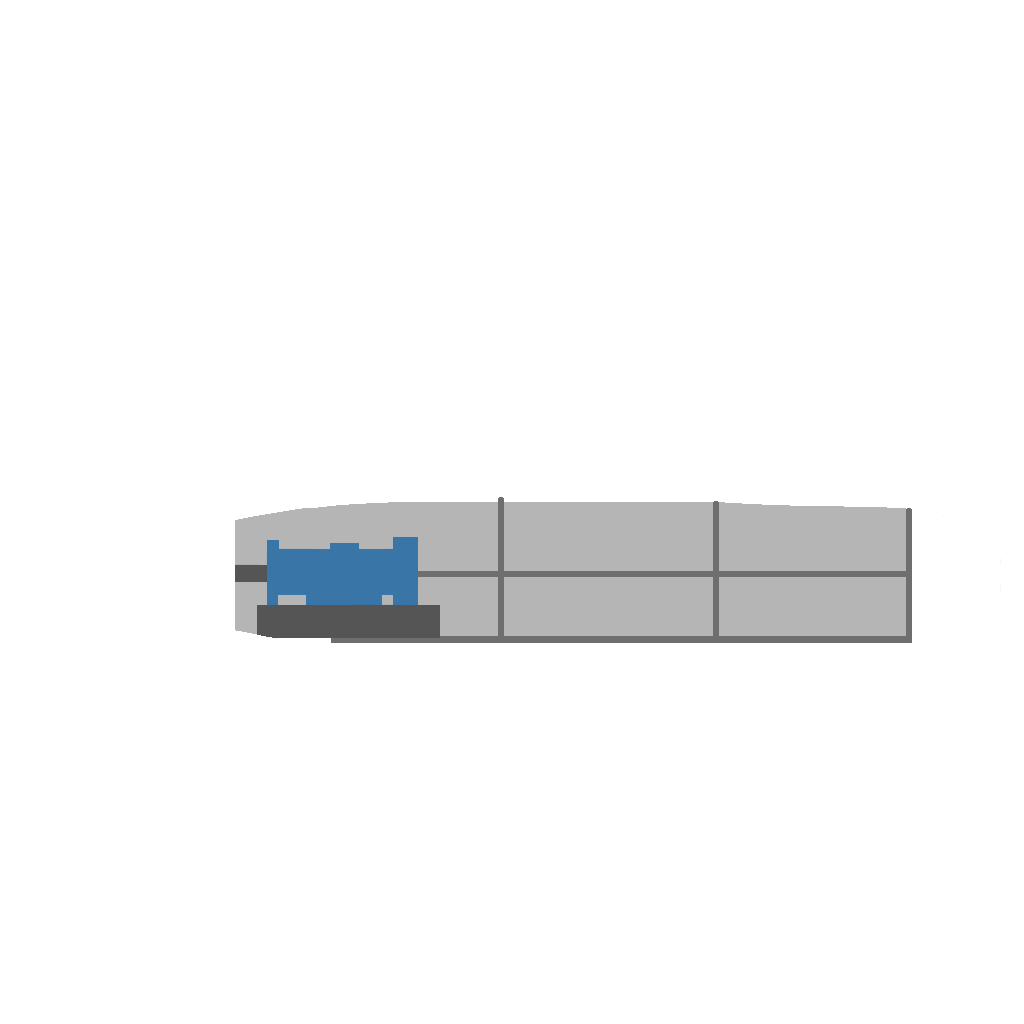
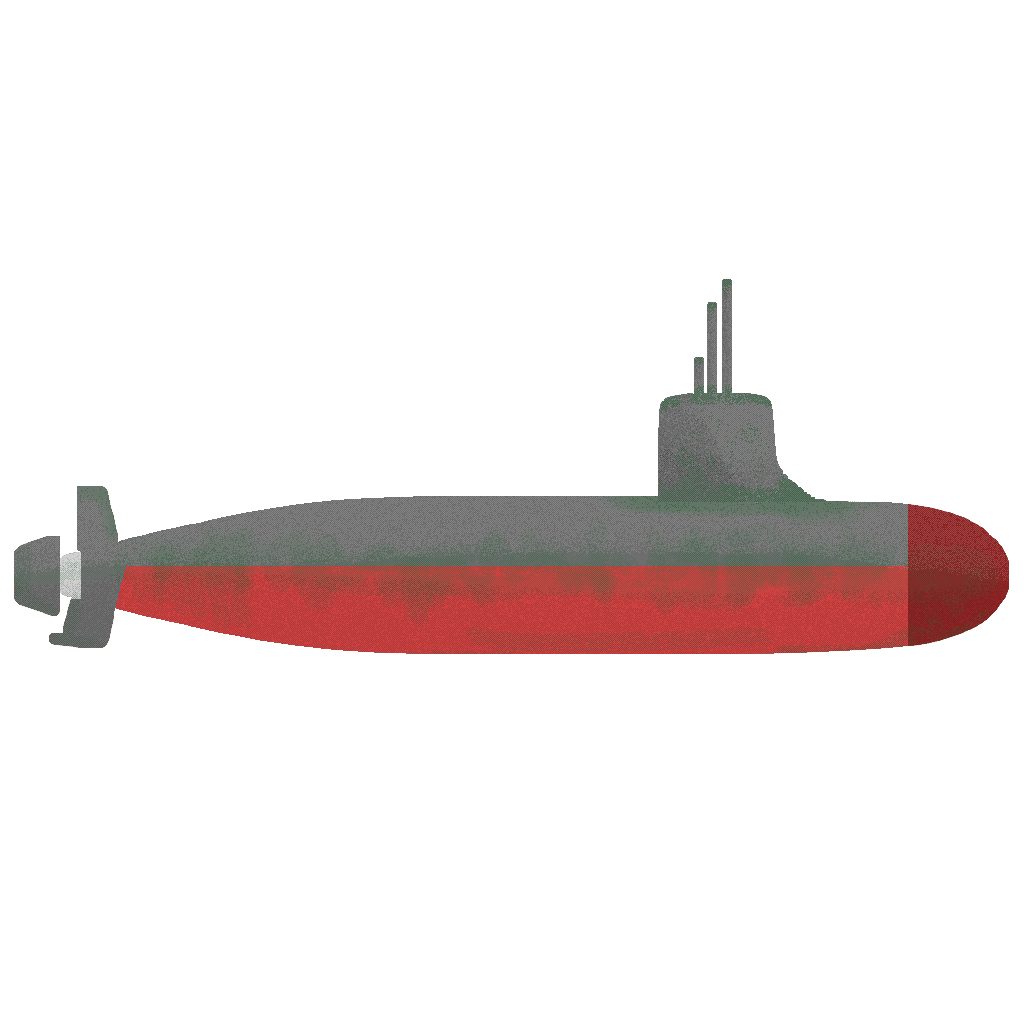
Before/after of a 1024 × 1024 layered artwork. What changed in the layer stack:
hid "Motor" over (x1=192, y1=512, x2=512, y2=654)
showed "Tower Moss" over (x1=640, y1=279, x2=832, y2=576)
showed "Tower BG" over (x1=105, y1=279, x2=1009, y2=654)
hid "Interior Layer 2" over (x1=256, y1=384, x2=1009, y2=654)
hid "Interior Layer" (1st of 2) over (x1=192, y1=512, x2=960, y2=654)
hid "Interior Layer" (2nd of 2) over (x1=192, y1=512, x2=960, y2=654)
hid "Interior BG" over (x1=192, y1=384, x2=1009, y2=654)
showed "Hull Dither" over (x1=14, y1=448, x2=1009, y2=654)
showed "Hull Moss" over (x1=14, y1=448, x2=1009, y2=654)
showed "Hull BG" over (x1=14, y1=384, x2=1009, y2=654)
